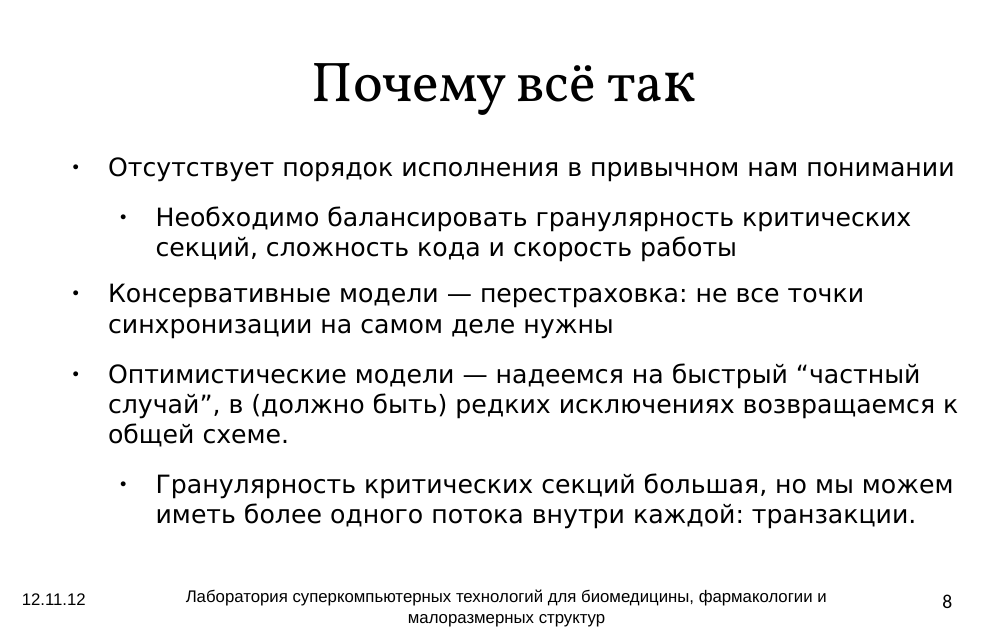
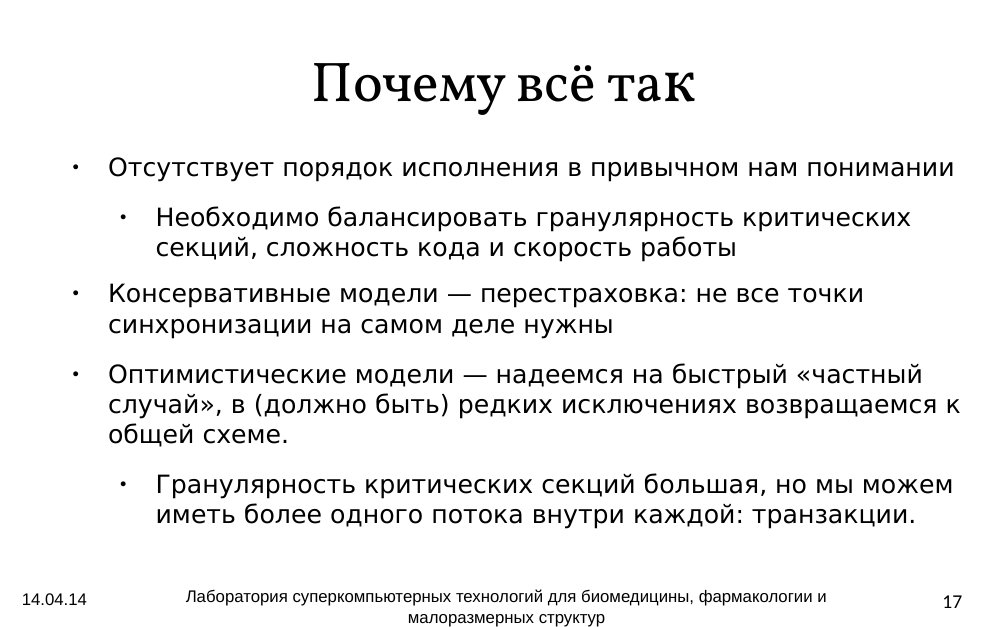
Before and after one commit to atakua/simlectures-archive, a slide deck: slide 17 of lecture07-pdes2/lecture07-pdes2.odp (slide 8 before the commit). Drawn at 1008x627 pixels with LibreOffice and Linux fonts; fonts in the diff are those of the drawing; background and template pictures are left out. Boxes give left, top, right and bottom in pixels: in the first picture for what was removed or moved away, otherwise in the second. Text is boxed around its words. In the diff, an @@ line names an element or a change of style, - is before the commit and + after.

```diff
--- a/lecture07-pdes2/lecture07-pdes2.odp
+++ b/lecture07-pdes2/lecture07-pdes2.odp
@@ text at (x1=108, y1=363, x2=961, y2=447): text changed @@
-● Оптимистические модели — надеемся на быстрый “частный случай”, в (должно быть) редких исключениях возвращаемся к общей схеме.
+● Оптимистические модели — надеемся на быстрый «частный случай», в (должно быть) редких исключениях возвращаемся к общей схеме.
@@ text at (x1=22, y1=593, x2=87, y2=605): text changed @@
-12.11.12
+14.04.14
@@ page number at (x1=942, y1=595, x2=962, y2=608): text changed @@
-8
+17
```
Also in this commit, not shown: 25 other slides changed, 6 slides added, 1 slide removed, 1 other file.
